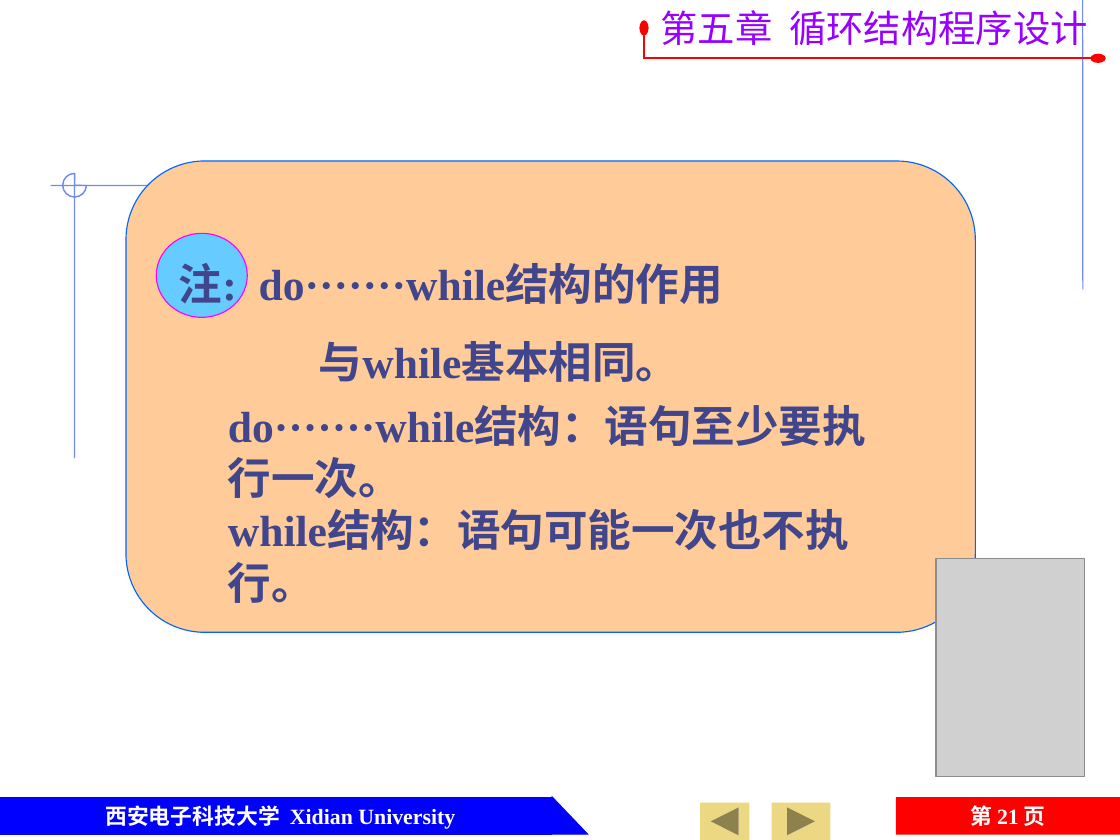
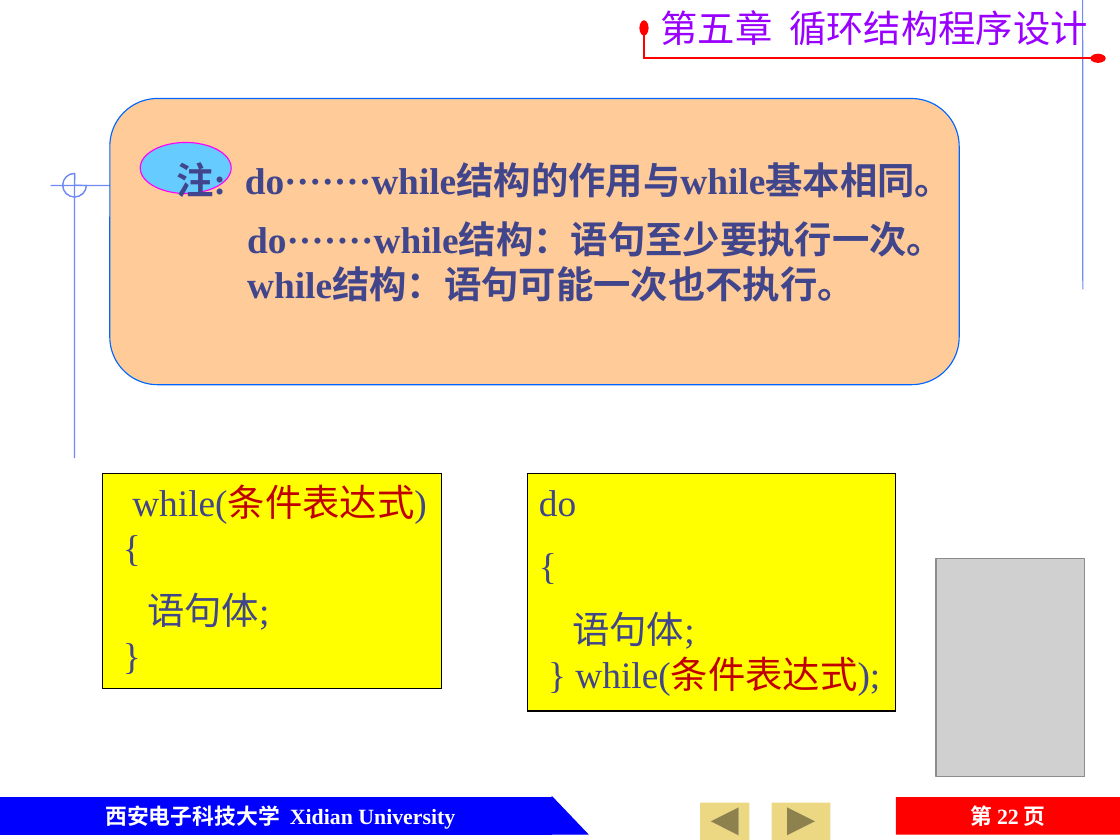
Before and after one commit to jtrfid/C-Repositories, a slide deck: slide 22 of 2016/C语言/课件/第5章 循环结构程序设计.pptx (slide 21 before the commit). Drawn at 1120x840 pixels with LibreOffice and Linux fonts; fonts in the diff are those of the drawing; grey boxes stand for pictures; background and template pictures are left out. Boxes give left, top, right and bottom in pixels: in the first picture for what was removed or moved away, otherwise in the second. Text is boxed around its words. In the diff, an @@ line names an element or a change of style, - is before the commit and + after.

```diff
--- a/2016/C语言/课件/第5章 循环结构程序设计.pptx
+++ b/2016/C语言/课件/第5章 循环结构程序设计.pptx
@@ rounded rectangle: place and size @@
-rounded rectangle at bbox=[125, 161, 974, 633]
+rounded rectangle at bbox=[110, 99, 959, 385]
@@ ellipse: place and size @@
-ellipse at bbox=[157, 233, 248, 317]
+ellipse at bbox=[140, 142, 231, 194]
@@ text at bbox=[176, 156, 952, 204]: text changed; size 28 to 24 pt @@
-注: do·······while结构的作用
-与while基本相同。
+注: do·······while结构的作用与while基本相同。
@@ text "do·······while结构：语句至少要执行一次。": place and size @@
-text "do·······while结构：语句至少要执行一次。" at bbox=[228, 407, 866, 603]
+text "do·······while结构：语句至少要执行一次。" at bbox=[247, 225, 944, 302]
@@ text "do·······while结构：语句至少要执行一次。" at bbox=[247, 225, 944, 302]: size 28 to 24 pt @@
@@ rectangle added at bbox=[103, 474, 441, 689], fill #FFFF00, outline #000000 0.75 pt, 24 pt, text #40458C @@
+while(条件表达式)
+{
+语句体;
+}
@@ rectangle added at bbox=[528, 474, 895, 711], fill #FFFF00, outline #000000 0.75 pt, 24 pt, text #40458C @@
+do
+{
+语句体;
+} while(条件表达式);
@@ page number at bbox=[970, 805, 1046, 826]: text changed @@
-第 21 页
+第 22 页
```
Also in this commit, not shown: 7 other slides changed, 8 slides added, 4 other files.
